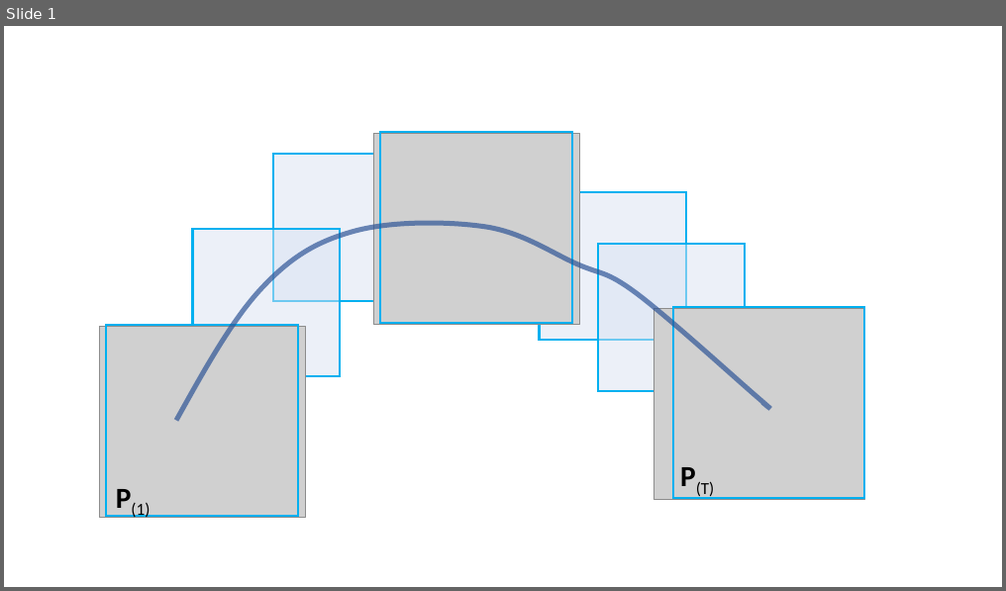
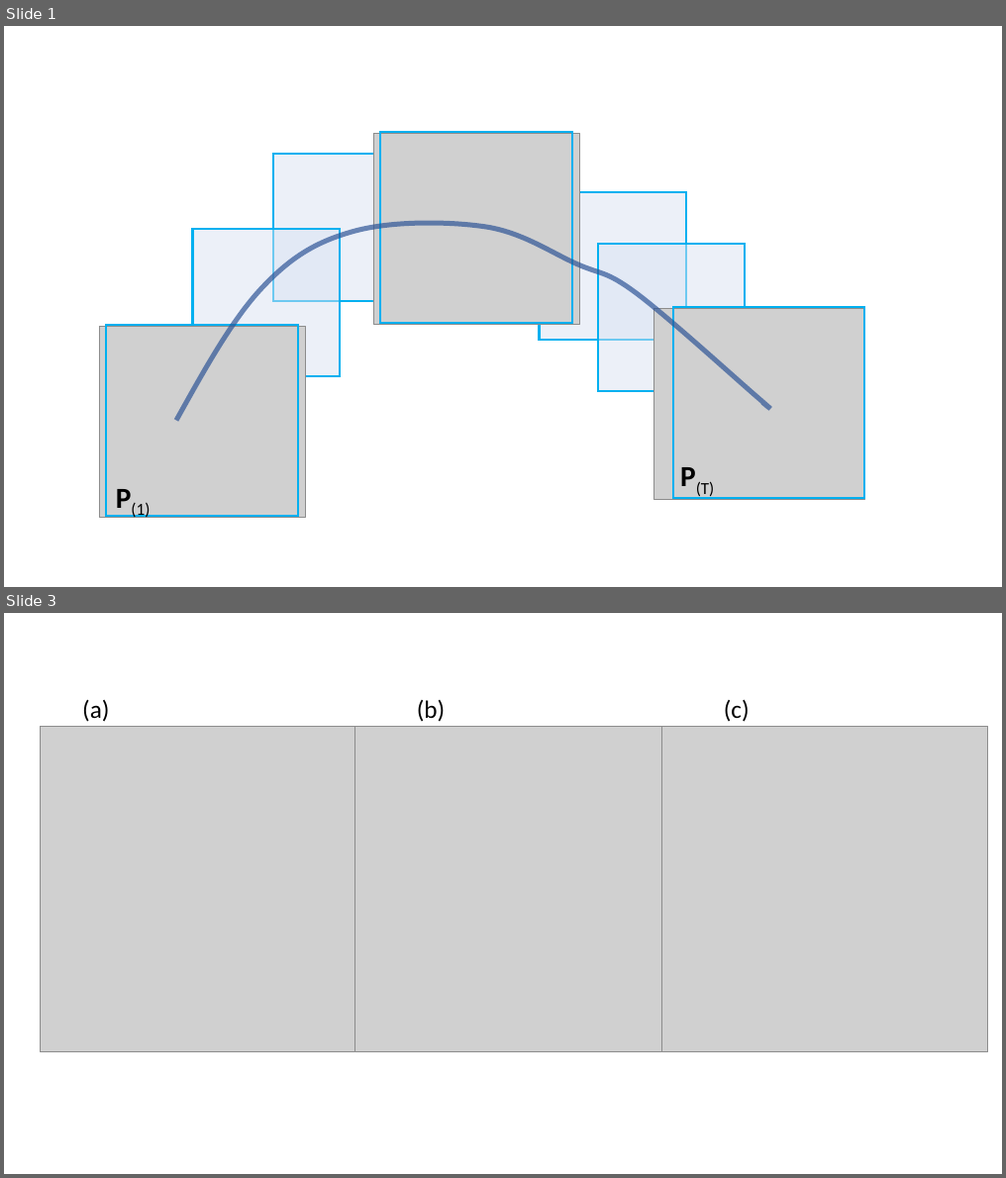
Before and after one commit to friendly/Vis-MLM-book, a slide deck: images/peng-tourr-diagram.pptx. Shown one above the other, each under a label of ours: slide 1 before the commit, slides 1 and 3 after it; the slides between them are not shown. The pictures are 1006x591 and 1006x1178 pixels, drawn with LibreOffice and Linux fonts; fonts in the diff are those of the drawing; grey boxes stand for pictures. Boxes give left, top, right and bottom in pixels: in the first picture for what was removed or moved away, otherwise in the second. Text is boxed around its words. In the diff, an @@ line names an element or a change of style, - is before the commit and + after.

```diff
--- a/images/peng-tourr-diagram.pptx
+++ b/images/peng-tourr-diagram.pptx
@@ slide 3 added at box(4, 613, 1002, 1174), background #FFFFFF @@
@@ text added at box(82, 699, 109, 722), 24 pt, text #000000 @@
+(a)
@@ text added at box(417, 700, 445, 722), 24 pt, text #000000 @@
+(b)
@@ text added at box(724, 699, 749, 722), 24 pt, text #000000 @@
+(c)
@@ picture added at box(40, 727, 365, 1053) @@
@@ picture added at box(355, 727, 681, 1053) @@
@@ picture added at box(662, 727, 988, 1053) @@
```
Also in this commit, not shown: 1 slide changed, 12 other files.
